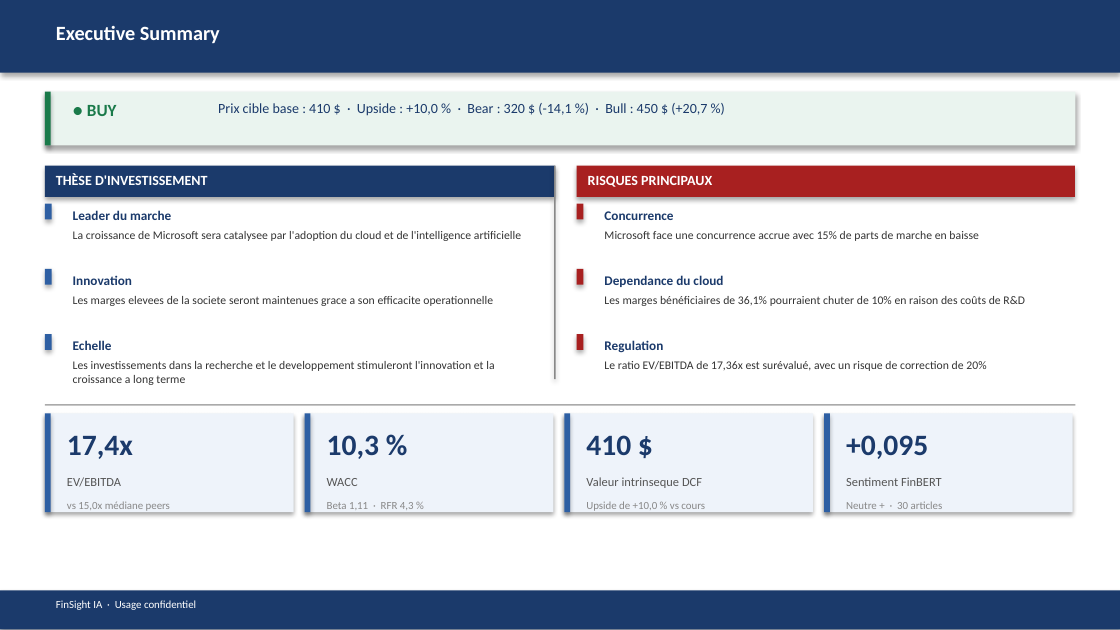
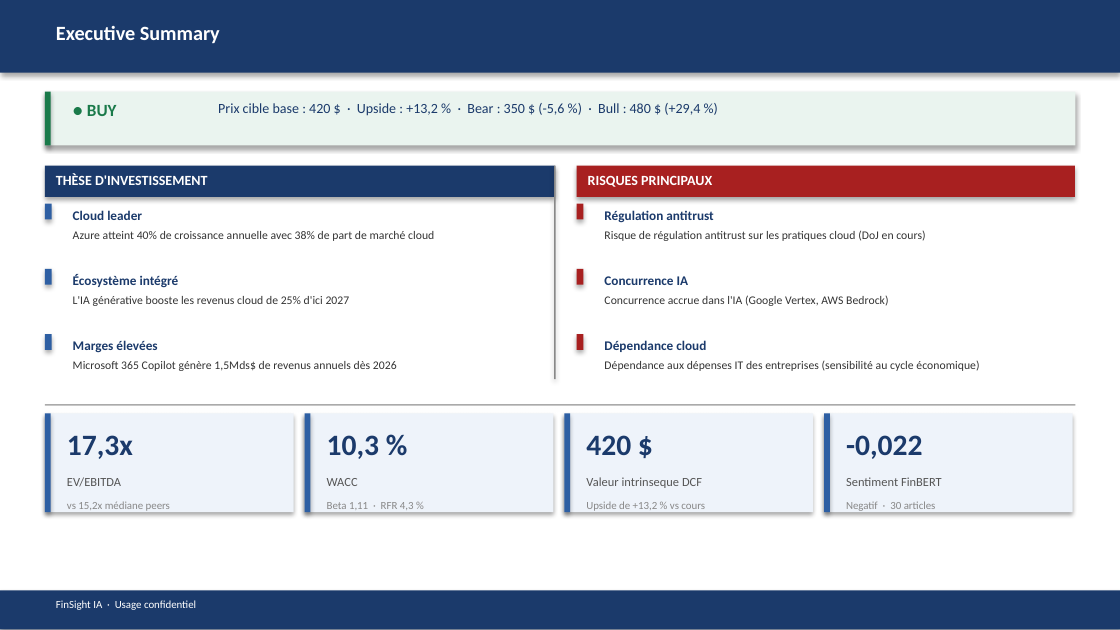
Before and after one commit to baptistejeh07-art/finsight-ia, a slide deck: slide 2 of preview/MSFT/MSFT_pitchbook.pptx. Drawn at 1120x630 pixels with LibreOffice and Linux fonts; fonts in the diff are those of the drawing. Boxes give left, top, right and bottom in pixels: in the first picture for what was removed or moved away, otherwise in the second. Text is boxed around its words. In the diff, an @@ line names an element or a change of style, - is before the commit and + after.

```diff
--- a/preview/MSFT/MSFT_pitchbook.pptx
+++ b/preview/MSFT/MSFT_pitchbook.pptx
@@ text at [218,103,700,116]: text changed @@
-Prix cible base : 410 $ · Upside : +10,0 % · Bear : 320 $ (-14,1 %) · Bull : 450 $ (+20,7 %)
+Prix cible base : 420 $ · Upside : +13,2 % · Bear : 350 $ (-5,6 %) · Bull : 480 $ (+29,4 %)
@@ text at [73,210,142,220]: text changed @@
-Leader du marche
+Cloud leader
@@ text at [73,231,434,241]: text changed @@
-La croissance de Microsoft sera catalysee par l'adoption du cloud et de l'intelligence artificielle
+Azure atteint 40% de croissance annuelle avec 38% de part de marché cloud
@@ text at [604,210,713,223]: text changed @@
-Concurrence
+Régulation antitrust
@@ text at [604,230,925,241]: text changed @@
-Microsoft face une concurrence accrue avec 15% de parts de marche en baisse
+Risque de régulation antitrust sur les pratiques cloud (DoJ en cours)
@@ text at [73,274,179,288]: text changed @@
-Innovation
+Écosystème intégré
@@ text at [73,296,350,306]: text changed @@
-Les marges elevees de la societe seront maintenues grace a son efficacite operationnelle
+L'IA générative booste les revenus cloud de 25% d'ici 2027
@@ text at [604,276,689,285]: text changed @@
-Dependance du cloud
+Concurrence IA
@@ text at [604,295,888,306]: text changed @@
-Les marges bénéficiaires de 36,1% pourraient chuter de 10% en raison des coûts de R&D
+Concurrence accrue dans l'IA (Google Vertex, AWS Bedrock)
@@ text at [73,340,157,353]: text changed @@
-Echelle
+Marges élevées
@@ text at [604,340,706,352]: text changed @@
-Regulation
+Dépendance cloud
@@ text at [73,361,397,371]: text changed @@
-Les investissements dans la recherche et le developpement stimuleront l'innovation et la croissance a long terme
+Microsoft 365 Copilot génère 1,5Mds$ de revenus annuels dès 2026
@@ text at [604,361,979,371]: text changed @@
-Le ratio EV/EBITDA de 17,36x est surévalué, avec un risque de correction de 20%
+Dépendance aux dépenses IT des entreprises (sensibilité au cycle économique)
@@ text at [67,435,133,459]: text changed @@
-17,4x
+17,3x
@@ text at [586,435,631,455]: text changed @@
-410 $
+420 $
@@ text at [846,435,922,459]: text changed @@
-+0,095
+-0,022
@@ text at [586,501,705,511]: text changed @@
-Upside de +10,0 % vs cours
+Upside de +13,2 % vs cours
@@ text at [846,501,936,511]: text changed @@
-Neutre + · 30 articles
+Negatif · 30 articles
```
Also in this commit, not shown: 14 other slides changed, 9 other files.
